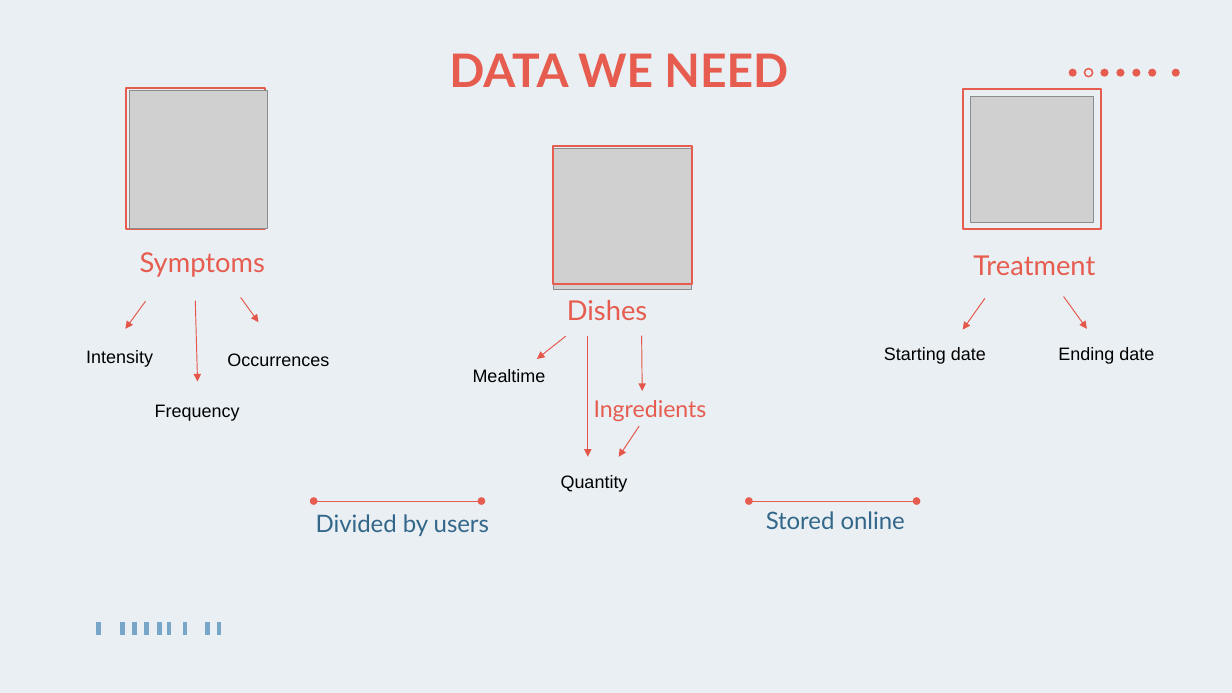
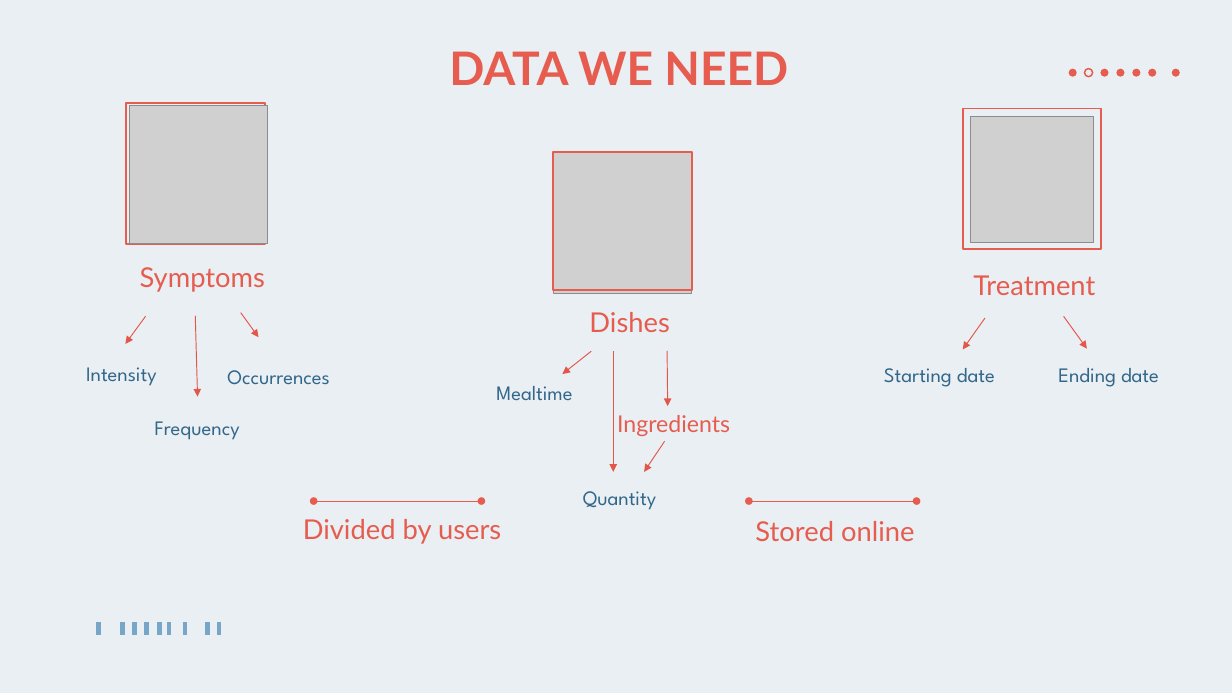
Before and after one commit to Ciuse/Bealthy_app, a slide deck: slide 4 of Presentazione/Presentazione Bealthy.pptx. Drawn at 1232x693 pixels with LibreOffice and Linux fonts; fonts in the diff are those of the drawing; grey boxes stand for pictures. Boxes give left, top, right and bottom in pixels: in the first picture for what was removed or moved away, otherwise in the second. Text is boxed around its words. In the diff, an @@ line names an element or a change of style, - is before the commit and + after.

Commit message:
small pptx

```diff
--- a/Presentazione/Presentazione Bealthy.pptx
+++ b/Presentazione/Presentazione Bealthy.pptx
@@ rectangle: place and size @@
-rectangle at <box>553,146,692,284</box>
+rectangle at <box>553,152,692,290</box>
@@ picture: place and size @@
-picture at <box>555,148,692,288</box>
+picture at <box>555,153,692,294</box>
@@ text "Dishes": place and size @@
-text "Dishes" at <box>567,300,647,320</box>
+text "Dishes" at <box>589,312,669,332</box>
@@ 3 arrows, 1 picture, 1 text, 1 rectangle: place and size @@
-3 arrows, 1 picture, 1 text, 1 rectangle at <box>126,89,267,382</box>
+3 arrows, 1 picture, 1 text, 1 rectangle at <box>126,104,267,396</box>
@@ 3 texts, 2 arrows, 1 picture, 1 rectangle: place and size @@
-3 texts, 2 arrows, 1 picture, 1 rectangle at <box>884,89,1154,364</box>
+3 texts, 2 arrows, 1 picture, 1 rectangle at <box>884,108,1159,387</box>
@@ text "Intensity": place and size @@
-text "Intensity" at <box>86,350,153,367</box>
+text "Intensity" at <box>86,367,157,386</box>
@@ 4 arrows, 3 texts: place and size @@
-4 arrows, 3 texts at <box>473,335,707,492</box>
+4 arrows, 3 texts at <box>496,351,730,510</box>
@@ size 14 to 16 pt, font Arial to League Spartan, text colour #000000 to #33678A in 7 elements at <box>884,368,995,387</box>, <box>1058,368,1159,387</box>, <box>496,386,572,400</box>, <box>583,491,656,510</box>, <box>86,367,157,386</box>, <box>155,421,240,440</box>, <box>227,370,329,385</box> @@
@@ text "Occurrences": place and size @@
-text "Occurrences" at <box>227,353,329,366</box>
+text "Occurrences" at <box>227,370,329,385</box>
@@ text "Frequency": place and size @@
-text "Frequency" at <box>155,404,240,421</box>
+text "Frequency" at <box>155,421,240,440</box>
@@ subtitle "Divided by users" at <box>303,519,501,544</box>: size 18.7 to 21.3 pt, text colour #33678A to #E65C4F @@
@@ subtitle "Stored online" at <box>755,521,914,541</box>: size 18.7 to 21.3 pt, text colour #33678A to #E65C4F @@
@@ subtitle "Stored online": place and size @@
-subtitle "Stored online" at <box>766,511,905,529</box>
+subtitle "Stored online" at <box>755,521,914,541</box>
```
Also in this commit, not shown: 4 other slides changed, 1 other file.
